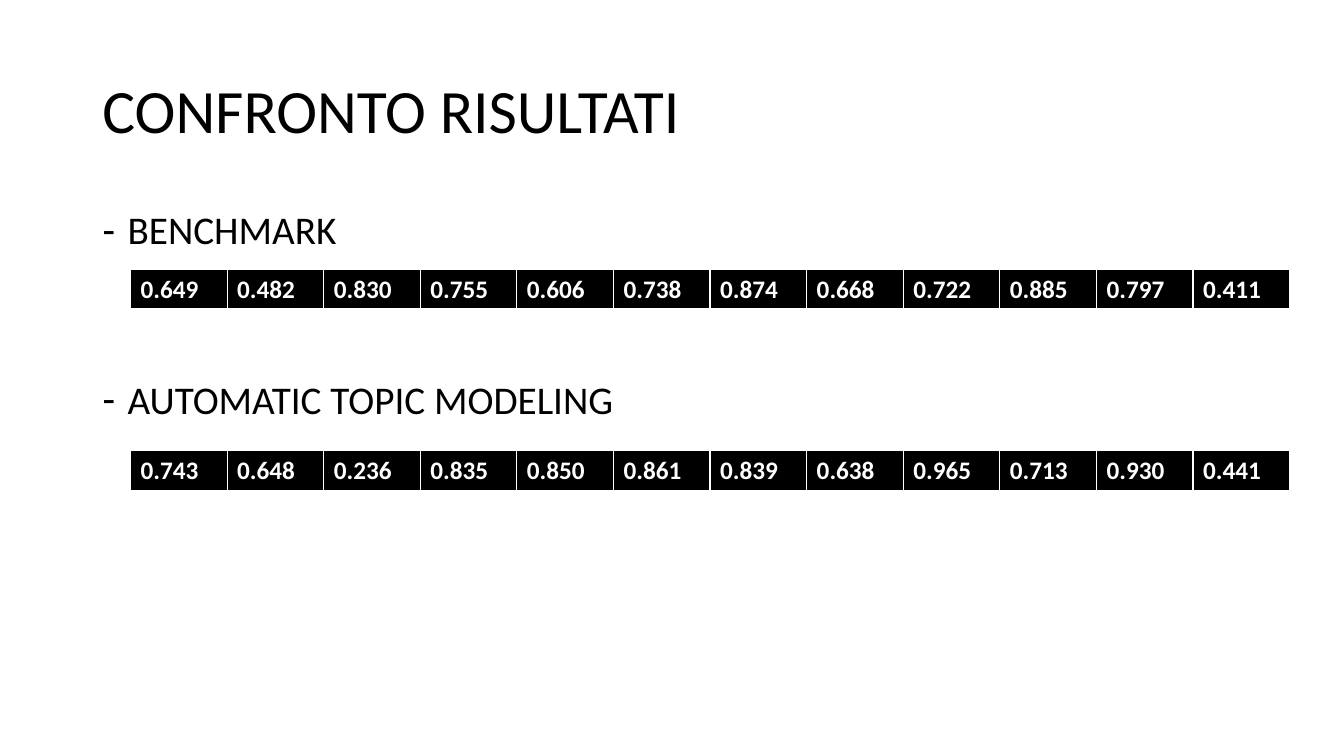
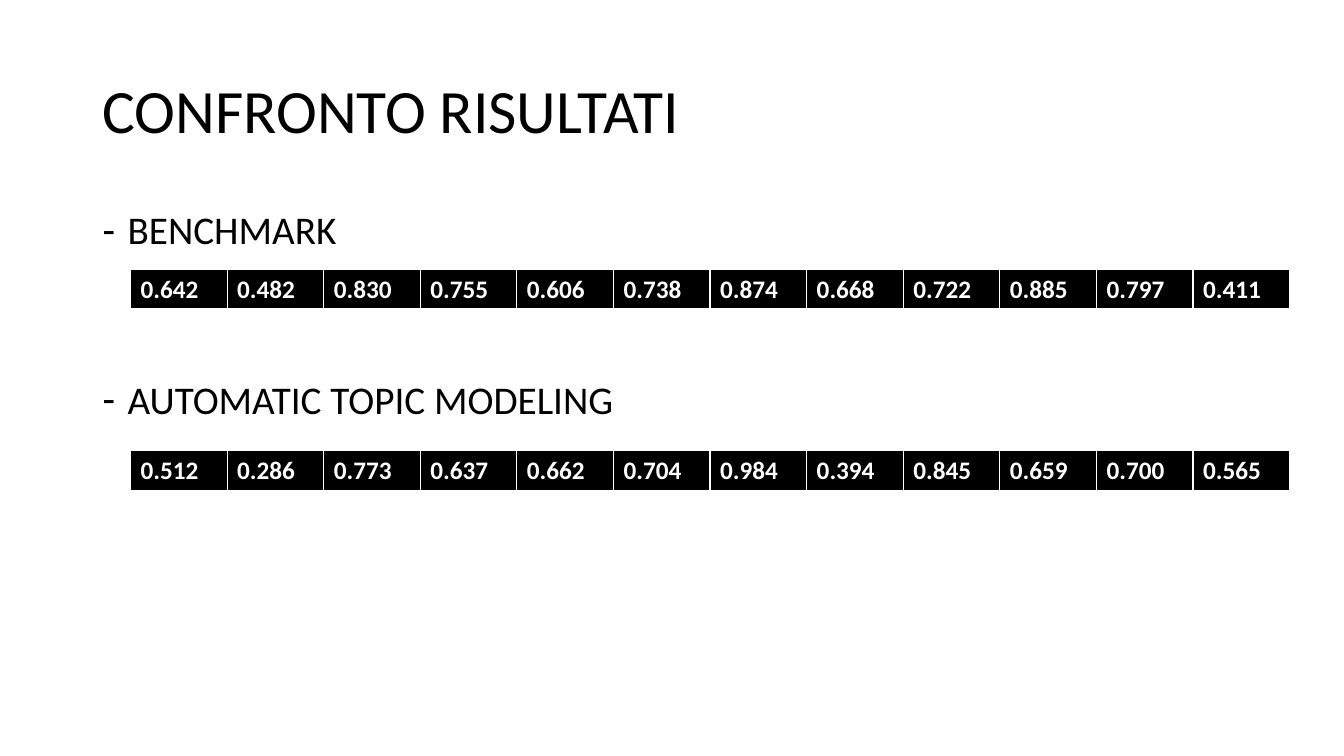
Before and after one commit to rmaganza/TextMiningBBCBusiness, a slide deck: slide 10 of PPI_BBC_article.pptx. Drawn at 1344x756 pixels with LibreOffice and Linux fonts; fonts in the diff are those of the drawing. Boxes give left, top, right and bottom in pixels: in the first picture for what was removed or moved away, otherwise in the second. Text is boxed around its words. In the diff, an @@ line names an element or a change of style, - is before the commit and + after.

```diff
--- a/PPI_BBC_article.pptx
+++ b/PPI_BBC_article.pptx
@@ table at [130, 269, 1292, 311] @@
-row 1, column 1: 0.649
+row 1, column 1: 0.642
@@ table at [130, 451, 1292, 492] @@
-row 1: 0.743 | 0.648 | 0.236 | 0.835 | 0.850 | 0.861 | 0.839 | 0.638 | 0.965 | 0.713 | 0.930 | 0.441
+row 1: 0.512 | 0.286 | 0.773 | 0.637 | 0.662 | 0.704 | 0.984 | 0.394 | 0.845 | 0.659 | 0.700 | 0.565
```
Also in this commit, not shown: 3 other files.
